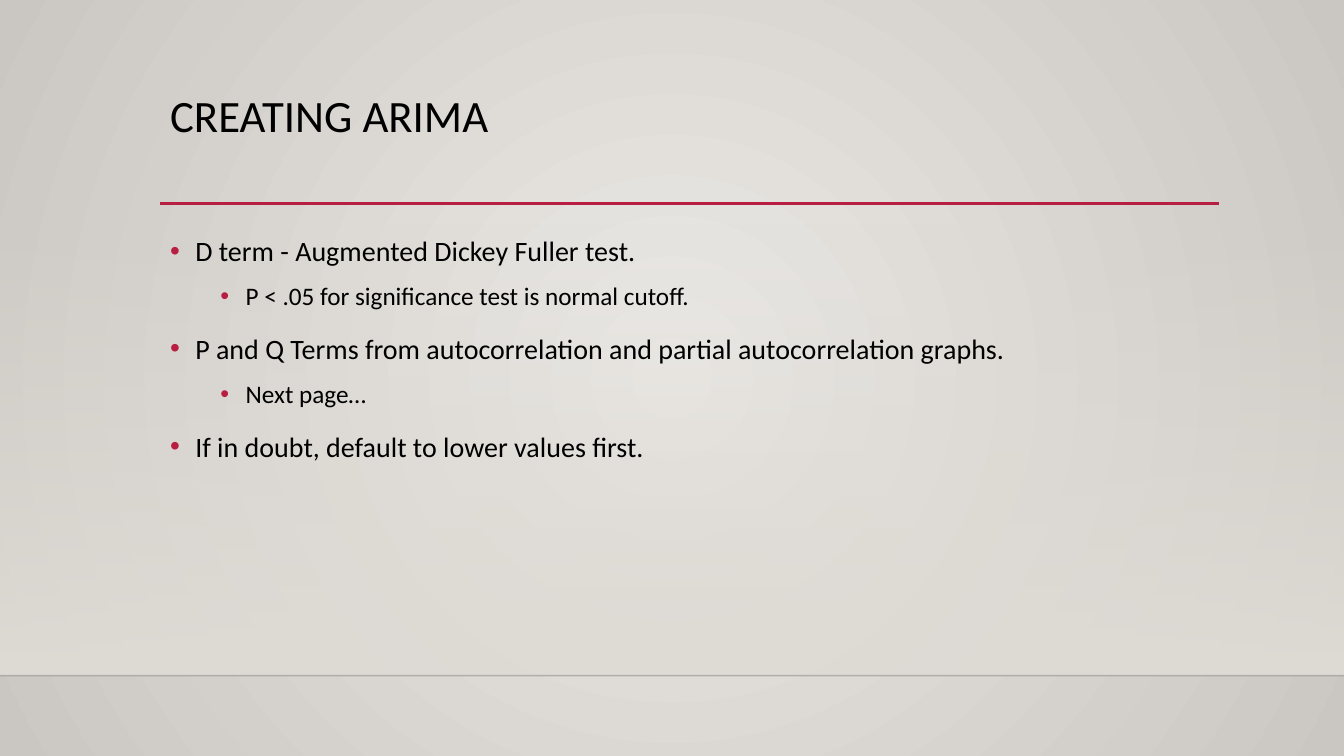
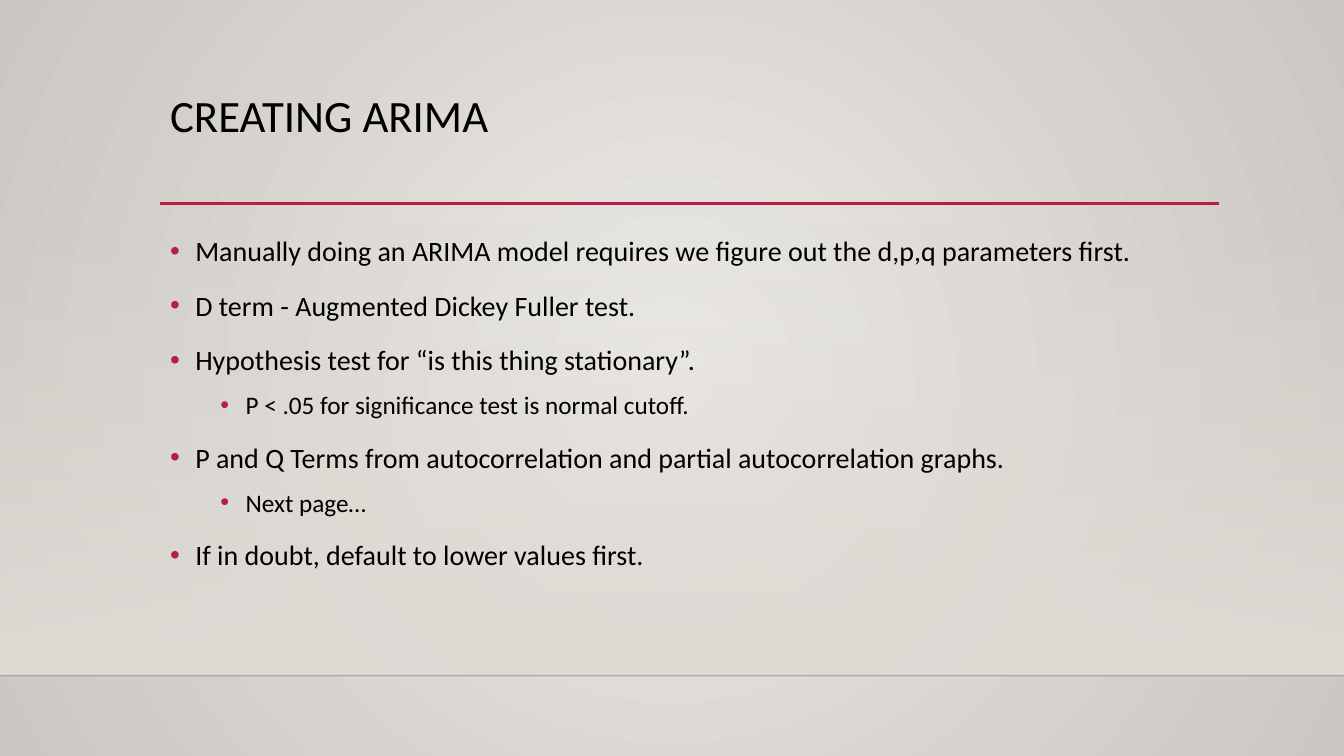
Before and after one commit to calvint13/Intro_to_Machine_Learning_Student_Workbooks, a slide deck: slide 12 of reference_content/Slides/TimeSeries.pptx (slide 11 before the commit). Drawn at 1344x756 pixels with LibreOffice and Linux fonts; fonts in the diff are those of the drawing; background and template pictures are left out. Boxes give left, top, right and bottom in pixels: in the first picture for what was removed or moved away, otherwise in the second. Text is boxed around its words. In the diff, an @@ line names an element or a change of style, - is before the commit and + after.

```diff
--- a/reference_content/Slides/TimeSeries.pptx
+++ b/reference_content/Slides/TimeSeries.pptx
@@ text at bbox=[195, 241, 1130, 266]: paragraph added @@
+• Manually doing an ARIMA model requires we figure out the d,p,q parameters first.
@@ text at bbox=[195, 350, 695, 375]: paragraph added @@
+• Hypothesis test for “is this thing stationary”.
```
Also in this commit, not shown: 3 other slides changed, 5 slides added, 1 slide removed, 4 other files.
